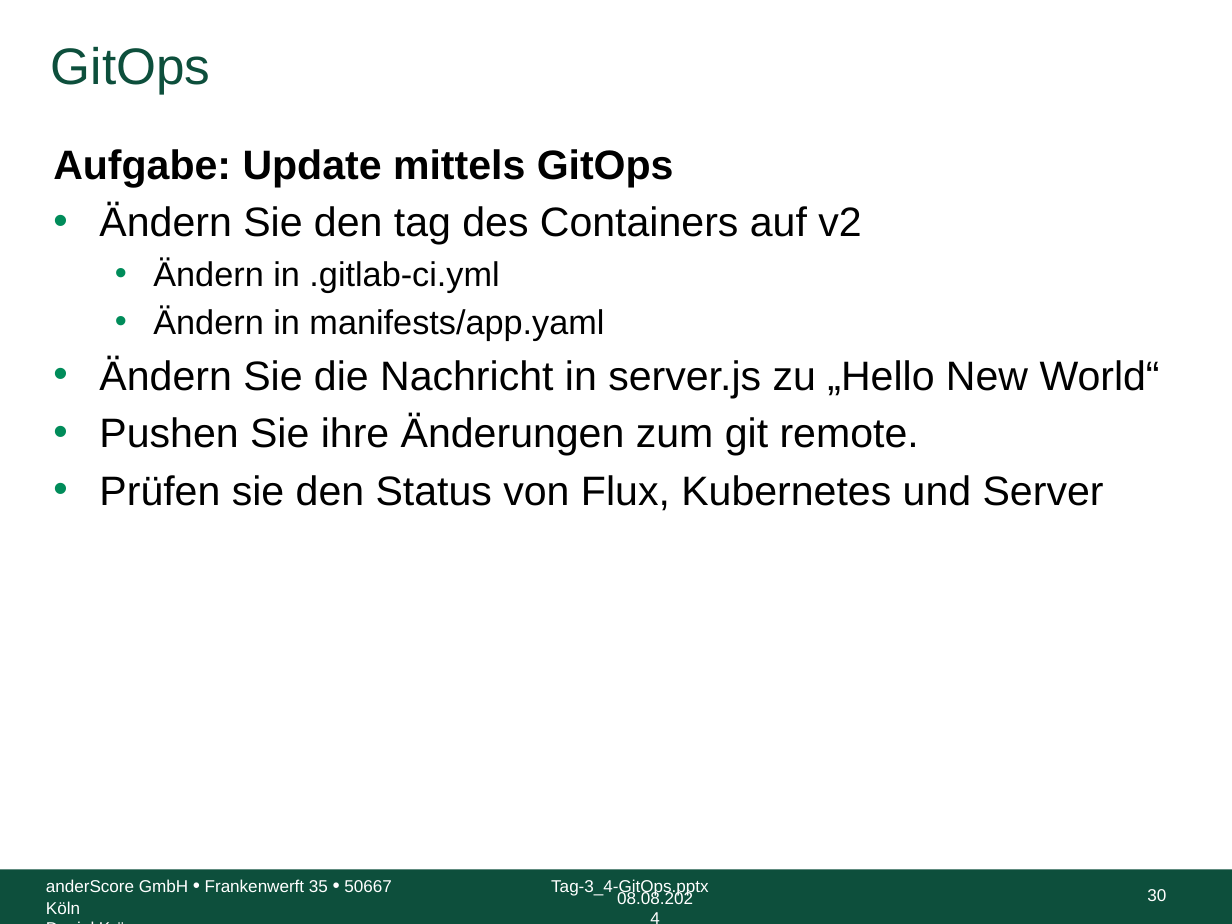
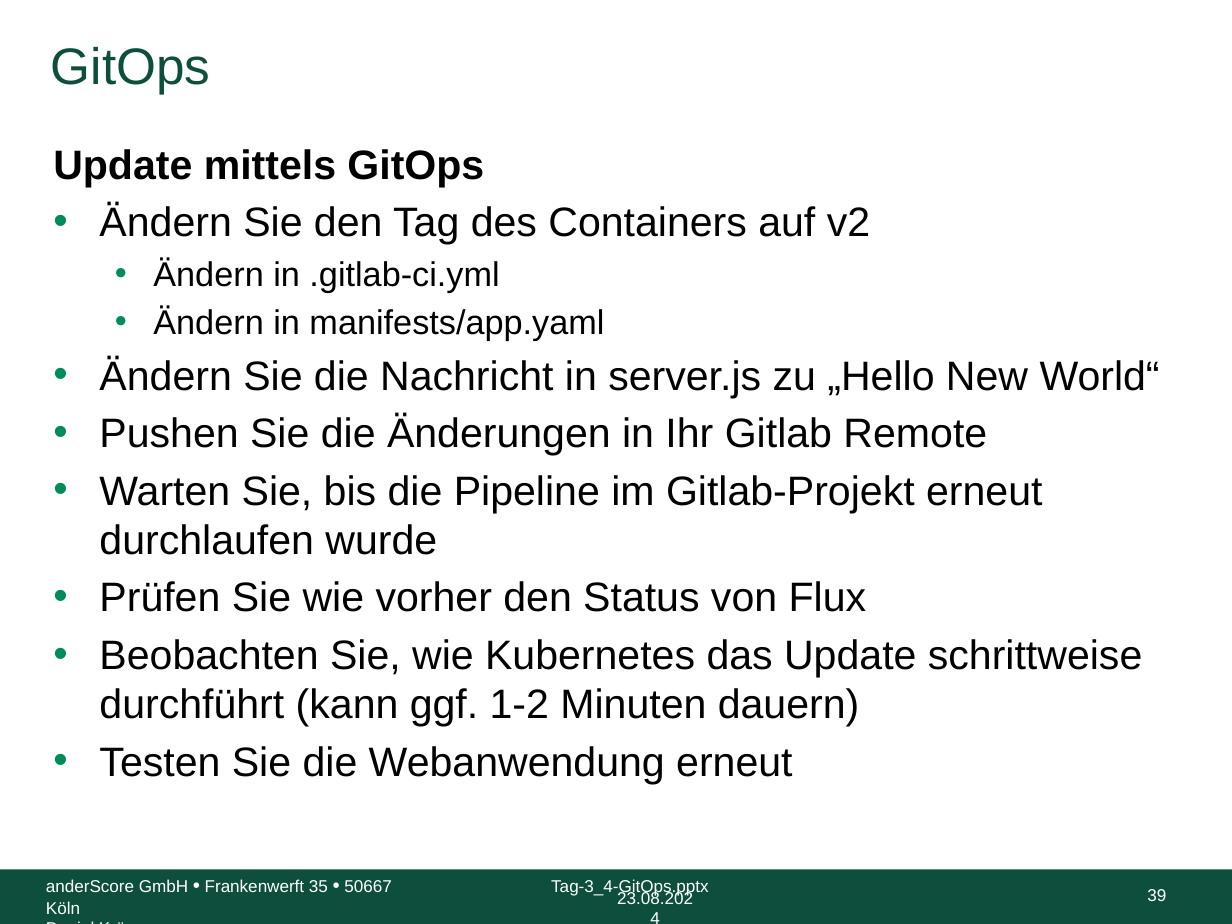
Before and after one commit to anderscore-gmbh/gitlab, a slide deck: slide 39 of slides/Tag-3_4-GitOps.pptx (slide 30 before the commit). Drawn at 1232x924 pixels with LibreOffice and Linux fonts; fonts in the diff are those of the drawing; background and template pictures are left out. Boxes give left, top, right and bottom in pixels: in the first picture for what was removed or moved away, otherwise in the second. Text is boxed around its words. In the diff, an @@ line names an element or a change of style, - is before the commit and + after.

Commit message:
GitOps Aufgabe überarbeitet

```diff
--- a/slides/Tag-3_4-GitOps.pptx
+++ b/slides/Tag-3_4-GitOps.pptx
@@ text at <box>53,149,870,245</box>: text changed @@
-Aufgabe: Update mittels GitOps
-• Ändern Sie den tag des Containers auf v2
+Update mittels GitOps
+• Ändern Sie den Tag des Containers auf v2
@@ text at <box>99,415,1142,784</box>: text changed @@
-• Pushen Sie ihre Änderungen zum git remote.
-• Prüfen sie den Status von Flux, Kubernetes und Server
+• Pushen Sie die Änderungen in Ihr Gitlab Remote
+• Warten Sie, bis die Pipeline im Gitlab-Projekt erneut durchlaufen wurde
+• Prüfen Sie wie vorher den Status von Flux
+• Beobachten Sie, wie Kubernetes das Update schrittweise durchführt (kann ggf. 1-2 Minuten dauern)
+• Testen Sie die Webanwendung erneut
@@ text at <box>617,890,693,904</box>: text changed @@
-08.08.2024
+23.08.2024
@@ page number at <box>1147,889,1166,901</box>: text changed @@
-30
+39
```
Also in this commit, not shown: 44 other slides changed, 9 slides added.
